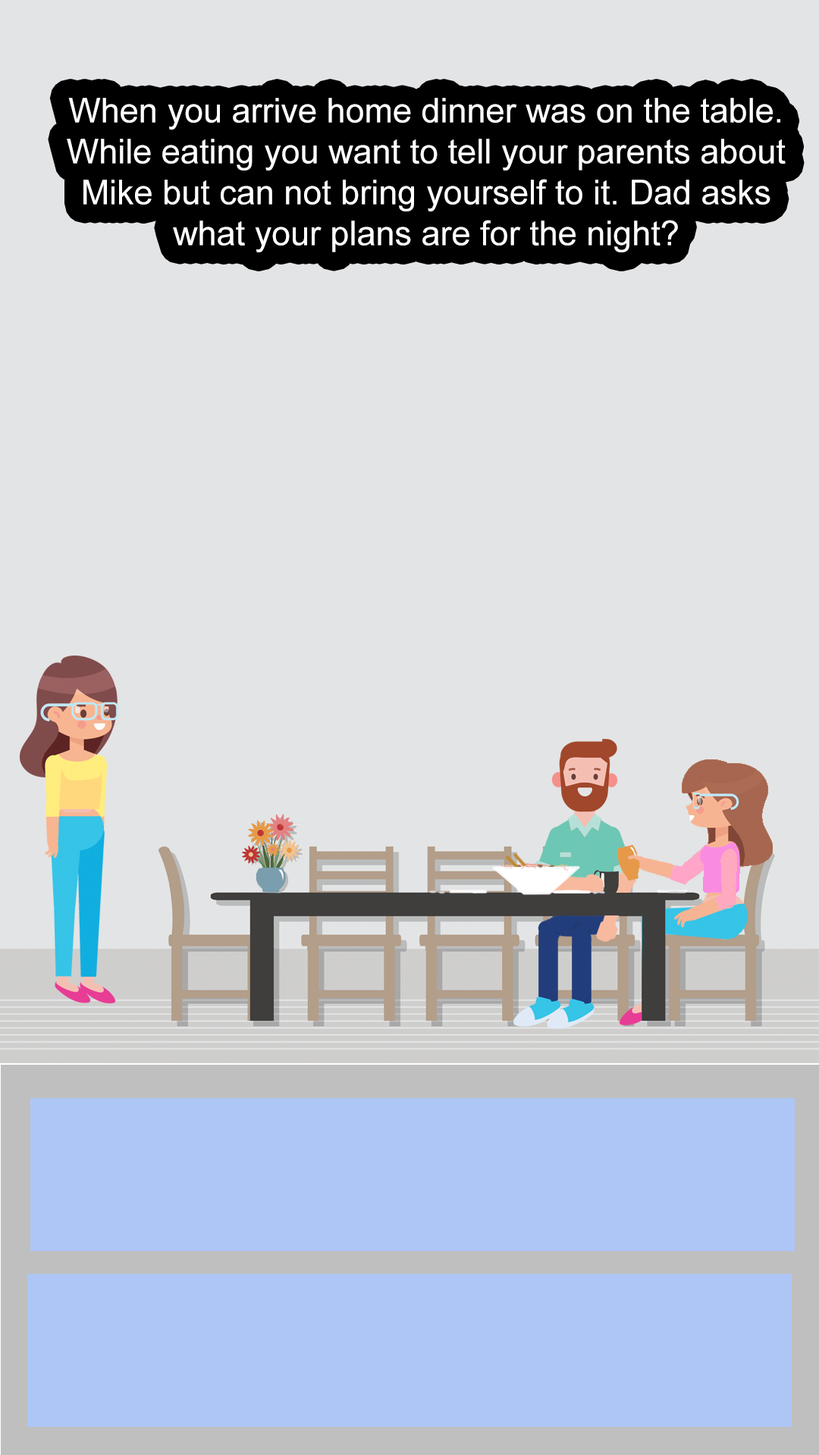
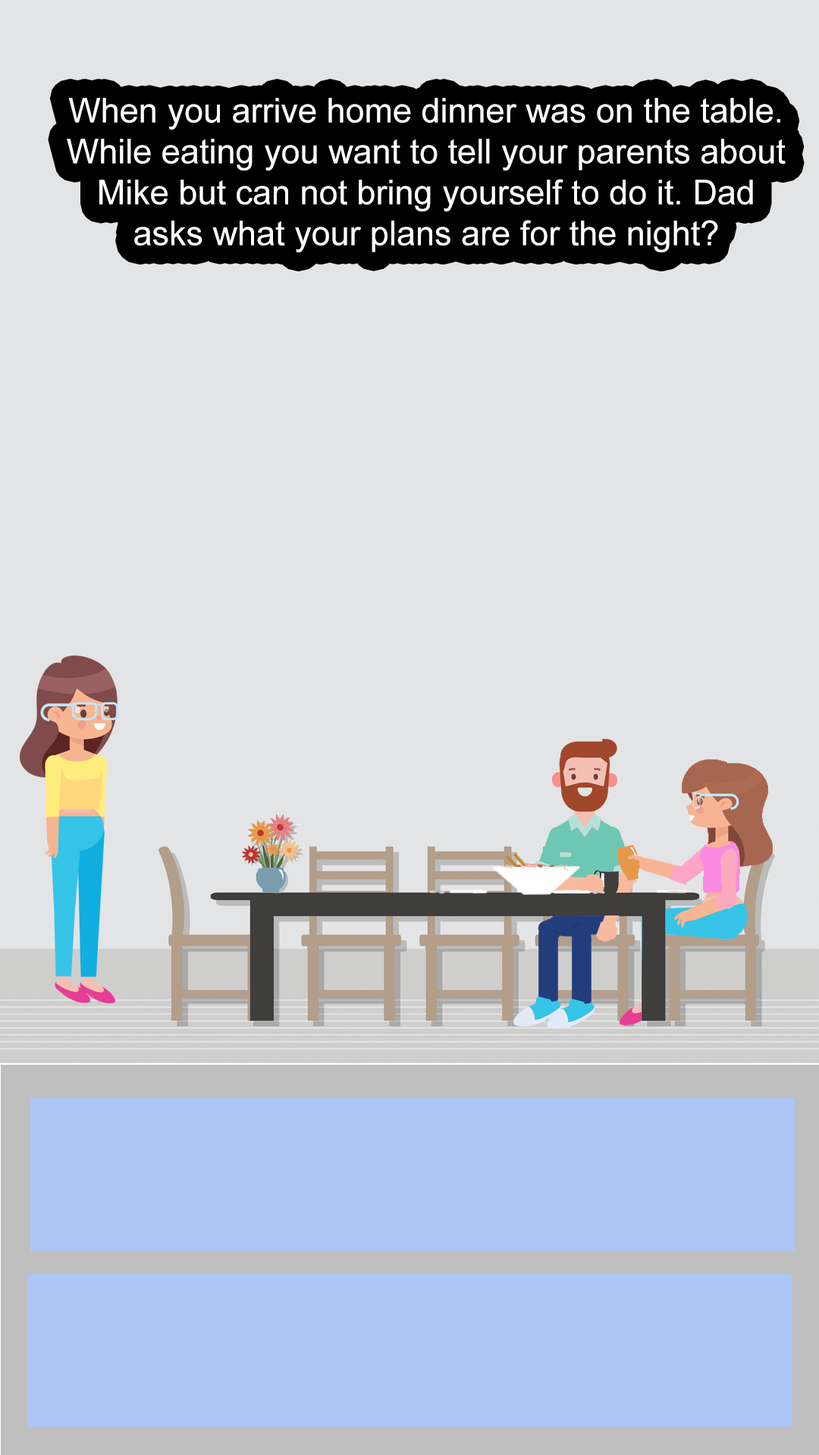
Comparing the layer stacks of the two (819, 1455) images. Changes:
painted on "When you arrive home dinner was on the table. While eating you" over [83, 178, 771, 253]
